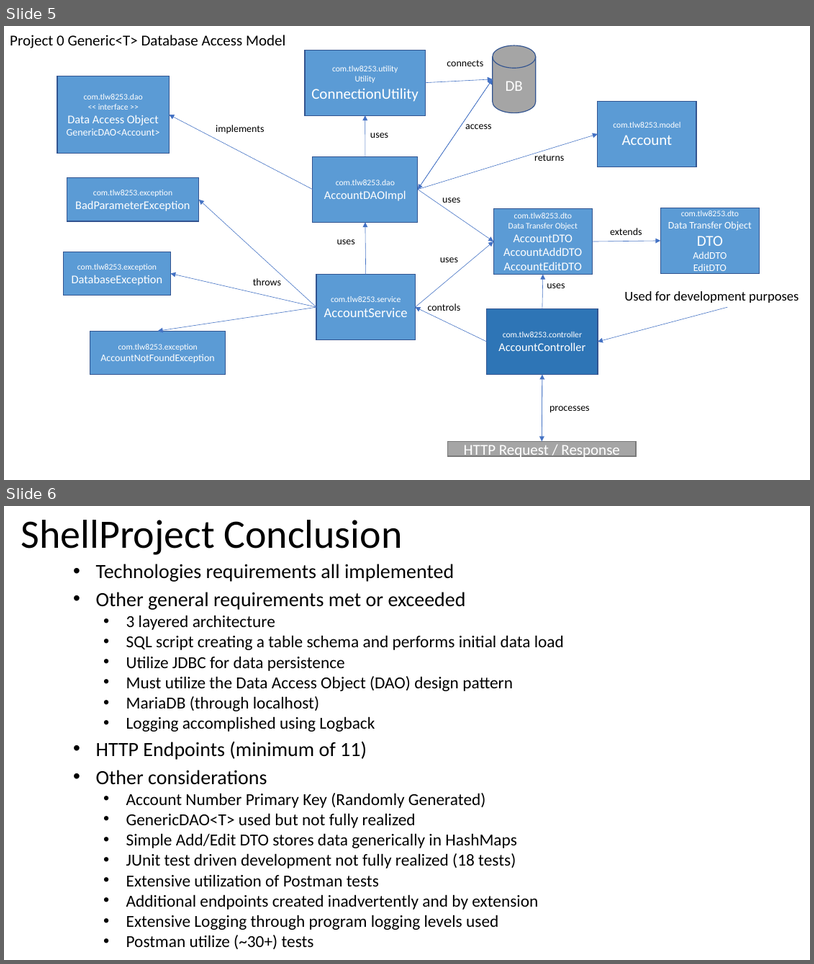
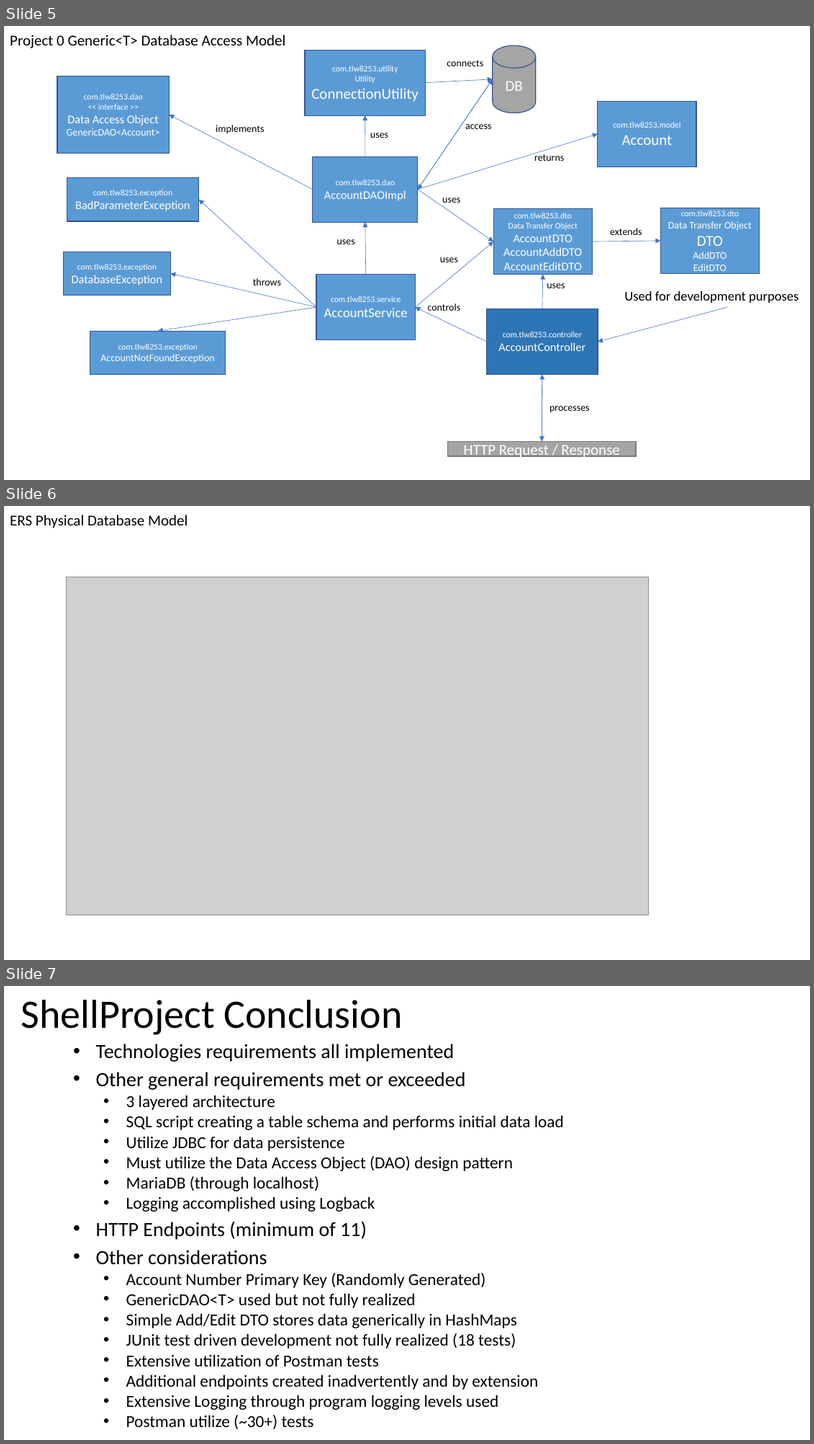
Before and after one commit to tlw8253/Expense-Reimbursement-System, a slide deck: docs/ERS.pptx. Shown one above the other, each under a label of ours: slides 5 and 6 before the commit, slides 5, 6 and 7 after it. The pictures are 814x964 and 814x1444 pixels, drawn with LibreOffice and Linux fonts; fonts in the diff are those of the drawing; grey boxes stand for pictures. Boxes give left, top, right and bottom in pixels: in the first picture for what was removed or moved away, otherwise in the second. Text is boxed around its words. In the diff, an @@ line names an element or a change of style, - is before the commit and + after.

```diff
--- a/docs/ERS.pptx
+++ b/docs/ERS.pptx
@@ slide 6 added at bbox=[4, 506, 810, 960], background #FFFFFF @@
@@ text added at bbox=[10, 515, 188, 528], 18 pt, text #000000 @@
+ERS Physical Database Model
@@ picture added at bbox=[67, 577, 650, 914] @@
@@ what was slide 6 is now slide 7 @@
```
Also in this commit, not shown: 20 other files.
